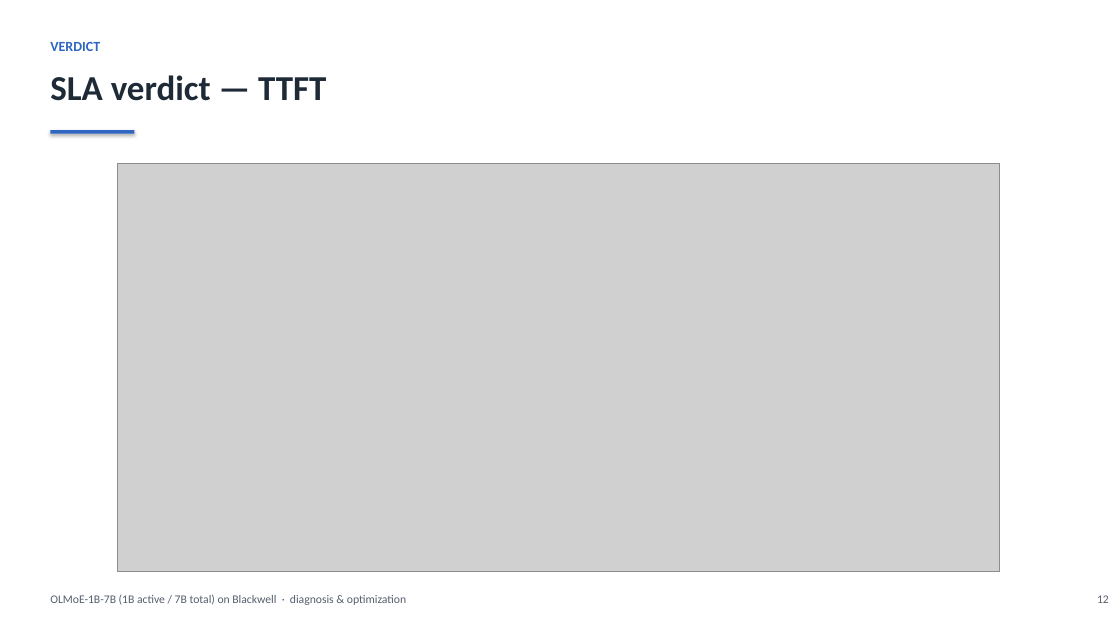
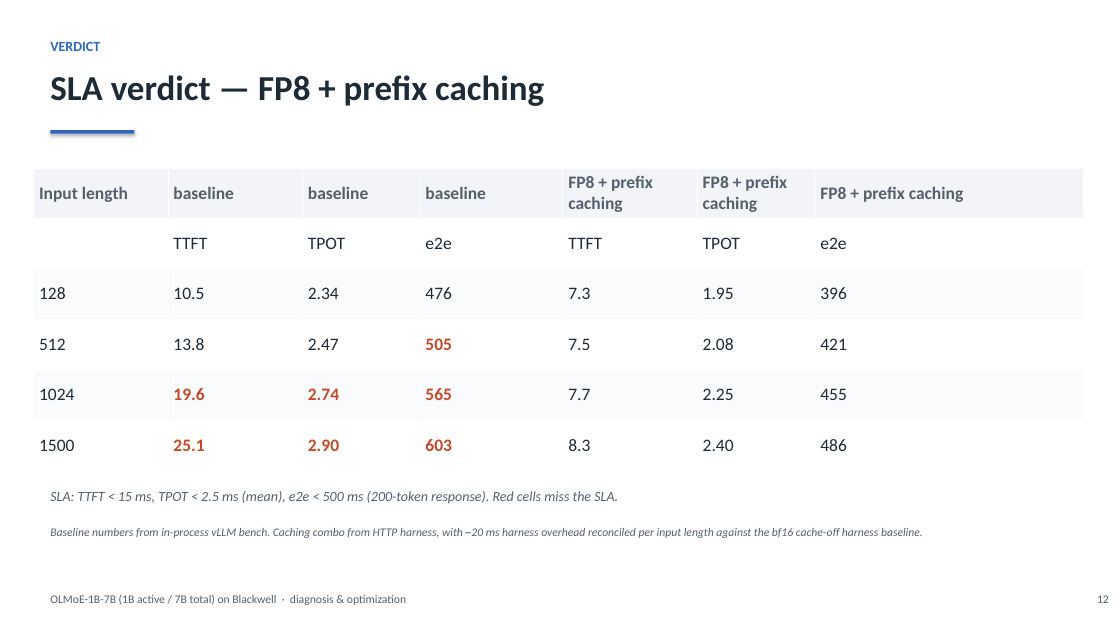
Before and after one commit to harishvs/moe-inference-optimize, a slide deck: slide 12 of talk/deck.pptx. Drawn at 1120x630 pixels with LibreOffice and Linux fonts; fonts in the diff are those of the drawing; grey boxes stand for pictures. Boxes give left, top, right and bottom in pixels: in the first picture for what was removed or moved away, otherwise in the second. Text is boxed around its words. In the diff, an @@ line names an element or a change of style, - is before the commit and + after.

```diff
--- a/talk/deck.pptx
+++ b/talk/deck.pptx
@@ text at [50,75,544,106]: text changed @@
-SLA verdict — TTFT
+SLA verdict — FP8 + prefix caching
@@ table added at [34,168,1084,471], 6 rows, 7 columns @@
+Input length | baseline | baseline | baseline | FP8 + prefix caching | FP8 + prefix caching | FP8 + prefix caching
+ | TTFT | TPOT | e2e | TTFT | TPOT | e2e
+128 | 10.5 | 2.34 | 476 | 7.3 | 1.95 | 396
+512 | 13.8 | 2.47 | 505 | 7.5 | 2.08 | 421
+1024 | 19.6 | 2.74 | 565 | 7.7 | 2.25 | 455
+1500 | 25.1 | 2.90 | 603 | 8.3 | 2.40 | 486
@@ picture removed at [118,164,1000,571] @@
@@ text added at [50,491,618,504], 12 pt, text #555F6E, italic @@
+SLA: TTFT < 15 ms, TPOT < 2.5 ms (mean), e2e < 500 ms (200-token response). Red cells miss the SLA.
@@ text added at [50,528,923,538], 10 pt, text #555F6E, italic @@
+Baseline numbers from in-process vLLM bench. Caching combo from HTTP harness, with ~20 ms harness overhead reconciled per input length against the bf16 cache-off harness baseline.
```
Also in this commit, not shown: 9 other slides changed, 3 slides added, 54 other files.
